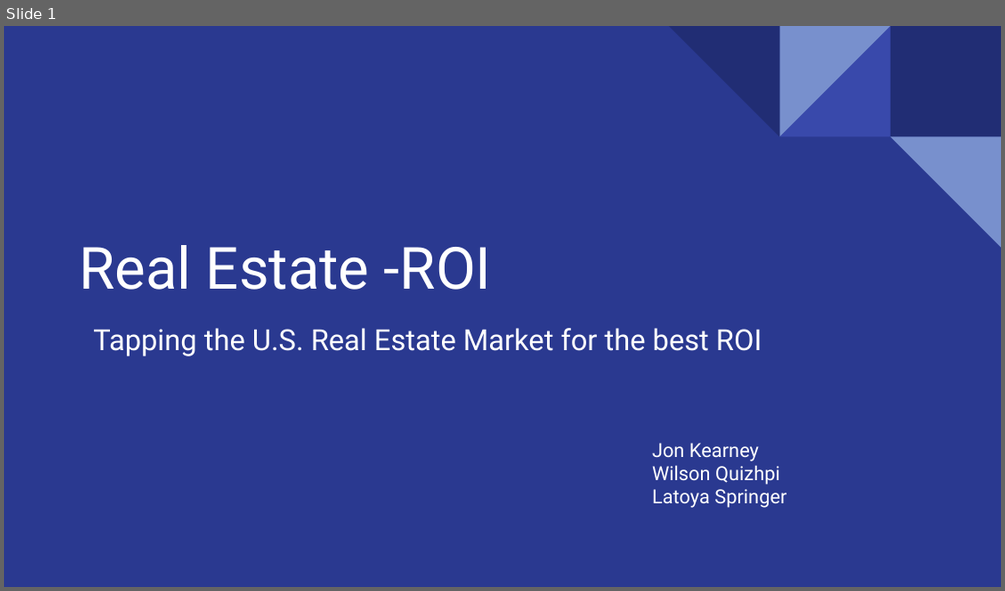
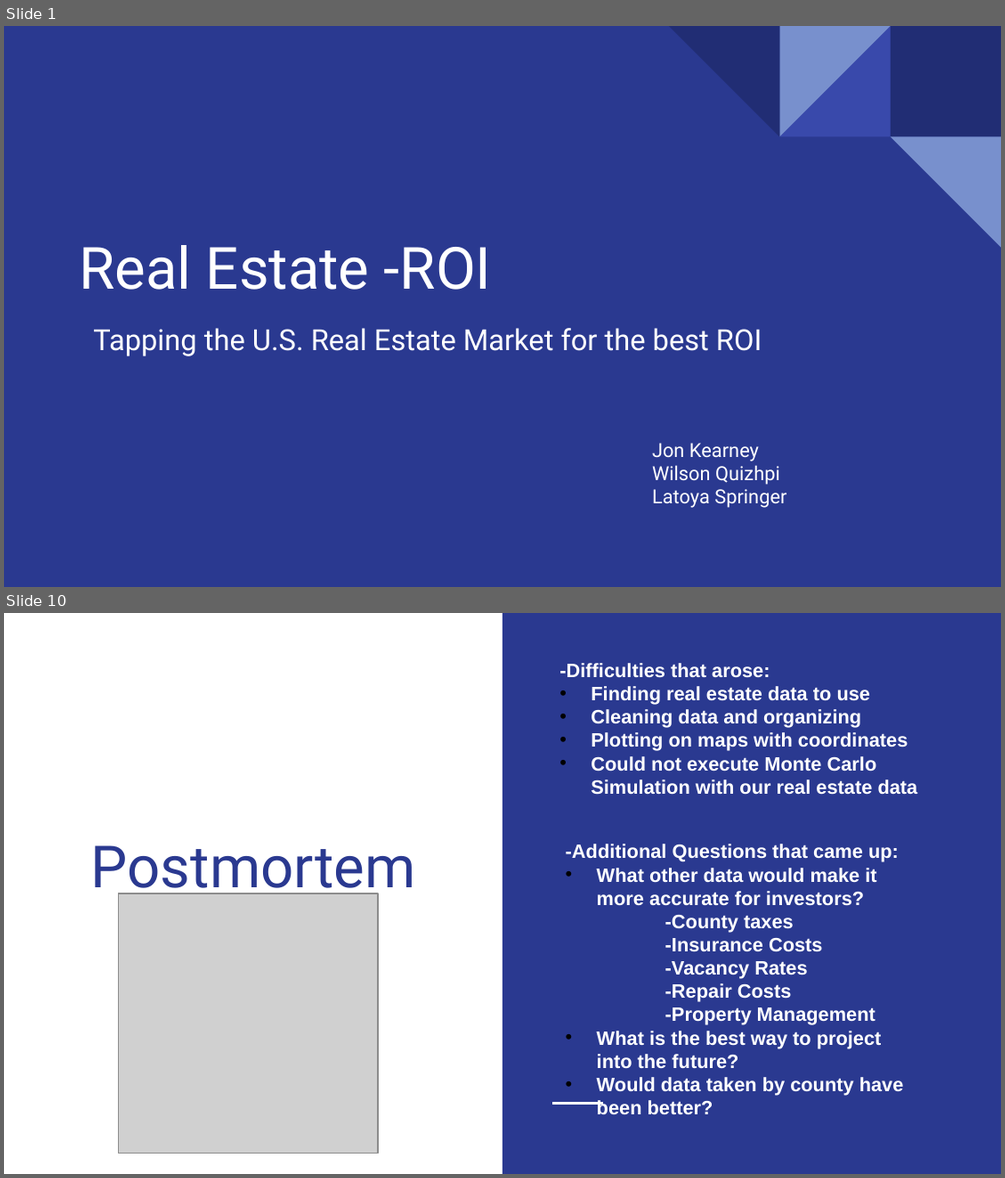
Before and after one commit to quizh001/Project-One, a slide deck: Case study.pptx. Shown one above the other, each under a label of ours: slide 1 before the commit, slides 1 and 10 after it; the slides between them are not shown. The pictures are 1005x591 and 1005x1178 pixels, drawn with LibreOffice and Linux fonts; fonts in the diff are those of the drawing; grey boxes stand for pictures. Boxes give left, top, right and bottom in pixels: in the first picture for what was removed or moved away, otherwise in the second. Text is boxed around its words. In the diff, an @@ line names an element or a change of style, - is before the commit and + after.

```diff
--- a/Case study.pptx
+++ b/Case study.pptx
@@ slide 10 added at <box>4,613,1001,1174</box>, background #FFFFFF @@
@@ rectangle added at <box>502,613,1001,1173</box>, fill #2A3990 @@
@@ text added at <box>559,663,918,795</box>, 14 pt, text #FFFFFF, bold @@
+-Difficulties that arose:
+• Finding real estate data to use
+• Cleaning data and organizing
+• Plotting on maps with coordinates
+• Could not execute Monte Carlo Simulation with our real estate data
@@ title added at <box>91,845,416,901</box>, 42 pt, text #2A3990 @@
+Postmortem
@@ text added at <box>566,844,904,1114</box>, 14 pt, text #FFFFFF, bold @@
+-Additional Questions that came up:
+• What other data would make it more accurate for investors?
+-County taxes
+-Insurance Costs
+-Vacancy Rates
+-Repair Costs
+-Property Management
+• What is the best way to project into the future?
+• Would data taken by county have been better?
@@ picture added at <box>119,893,378,1152</box> @@
@@ line added from (552, 1103) to (603, 1103), #FFFFFF 1.5 pt @@
```
Also in this commit, not shown: 3 slides changed, 6 other slides added, 3 slides removed.
